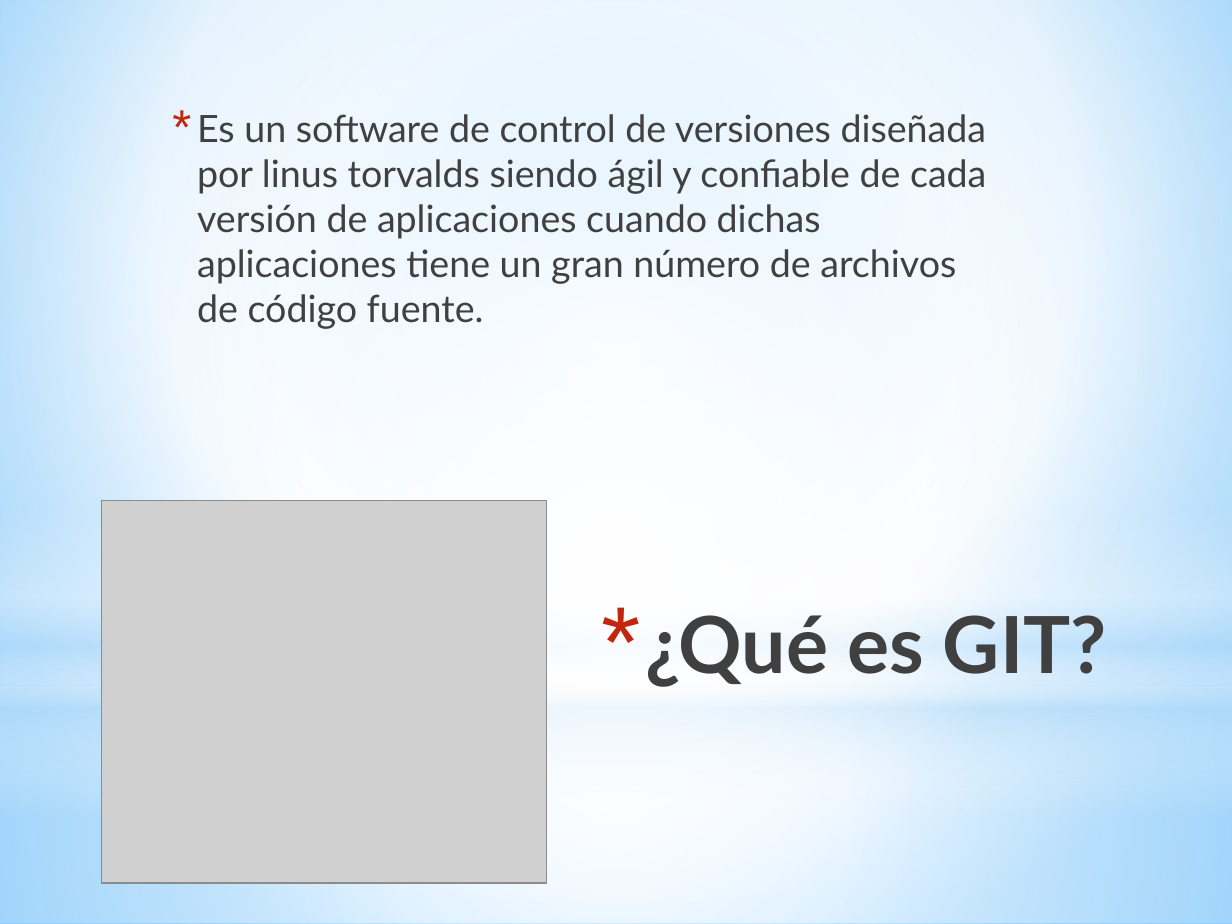
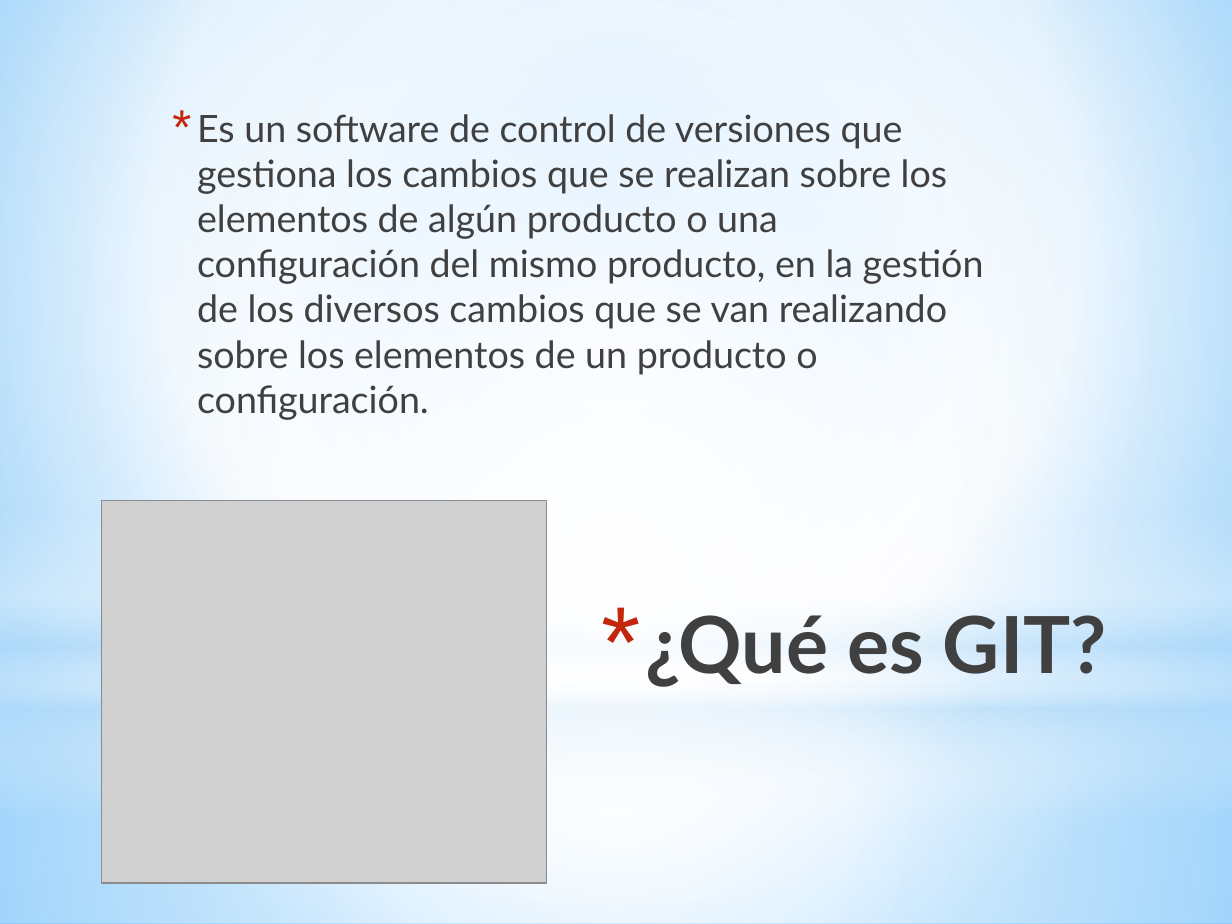
Before and after one commit to Marcoe1995/programacion_web, a slide deck: slide 2 of tareas/Herramienta GIT.pptx. Drawn at 1232x924 pixels with LibreOffice and Linux fonts; fonts in the diff are those of the drawing; grey boxes stand for pictures. Boxes give left, top, right and bottom in pixels: in the first picture for what was removed or moved away, otherwise in the second. Text is boxed around its words. In the diff, an @@ line names an element or a change of style, - is before the commit and + after.

```diff
--- a/tareas/Herramienta GIT.pptx
+++ b/tareas/Herramienta GIT.pptx
@@ text at <box>197,114,984,420</box>: text changed @@
-* Es un software de control de versiones diseñada por linus torvalds siendo ágil y confiable de cada versión de aplicaciones cuando dichas aplicaciones tiene un gran número de archivos de código fuente.
+* Es un software de control de versiones que gestiona los cambios que se realizan sobre los elementos de algún producto o una configuración del mismo producto, en la gestión de los diversos cambios que se van realizando sobre los elementos de un producto o configuración.
```
Also in this commit, not shown: 1 other slide changed, 1 slide added, 1 slide removed, 3 other files.
